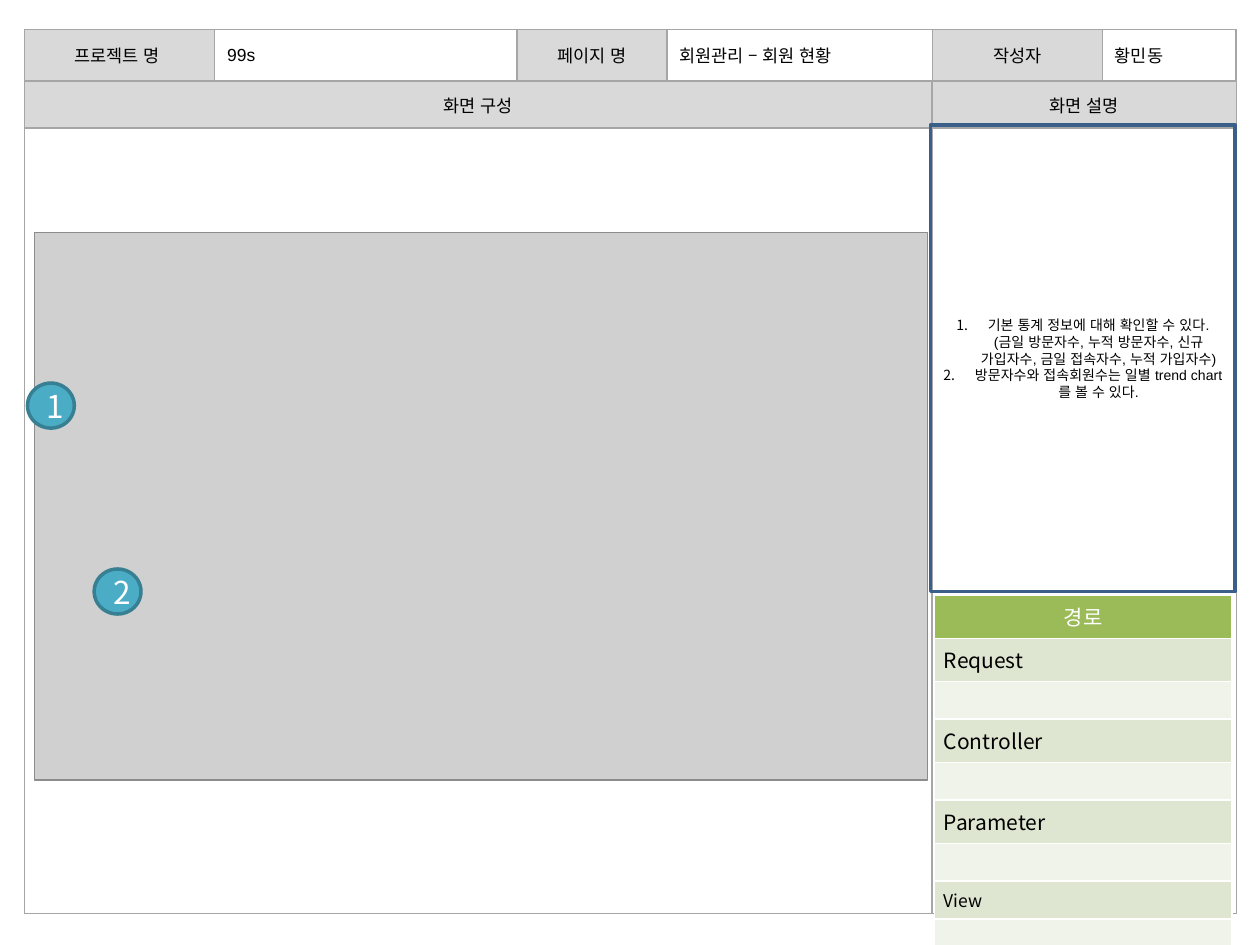
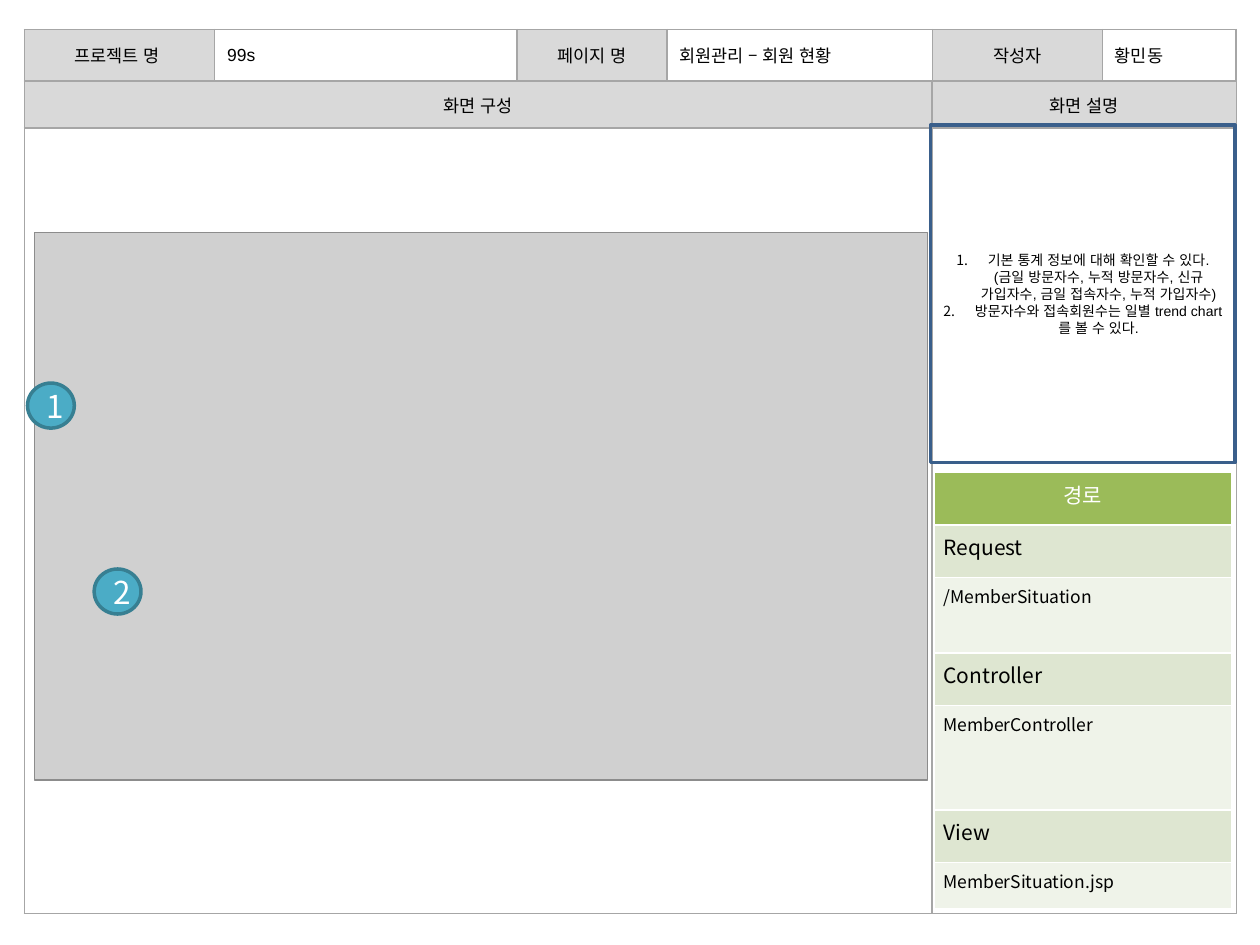
Before and after one commit to banana1531/ggs, a slide deck: slide 8 of doc/0.공용폴더/07 스토리보드/스토리보드 - 관리자 페이지.pptx. Drawn at 1260x945 pixels with LibreOffice and Linux fonts; fonts in the diff are those of the drawing; grey boxes stand for pictures. Boxes give left, top, right and bottom in pixels: in the first picture for what was removed or moved away, otherwise in the second. Text is boxed around its words. In the diff, an @@ line names an element or a change of style, - is before the commit and + after.

```diff
--- a/doc/0.공용폴더/07 스토리보드/스토리보드 - 관리자 페이지.pptx
+++ b/doc/0.공용폴더/07 스토리보드/스토리보드 - 관리자 페이지.pptx
@@ rectangle "기본 통계 정보에 대해 확인할 ...": place and size @@
-rectangle "기본 통계 정보에 대해 확인할 ..." at (930, 125, 1235, 591)
+rectangle "기본 통계 정보에 대해 확인할 ..." at (930, 125, 1235, 462)
@@ table at (934, 472, 1231, 908) @@
-row 3, column 1: 
+row 3, column 1: /MemberSituation
-row 5: 
-row 6: Parameter
-row 7: 
+row 5: MemberController
-row 7, column 1: 
+row 7, column 1: MemberSituation.jsp
@@ table: place and size @@
-table at (935, 595, 1232, 914)
+table at (934, 472, 1231, 908)
```
Also in this commit, not shown: 11 other slides changed.
